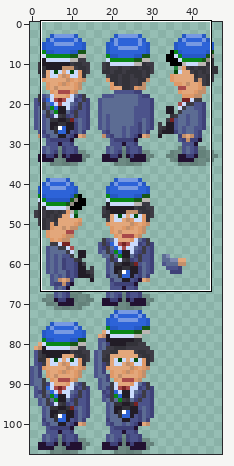
One commit to this sprite sheet: src/game/sprites/data/cfe-ksv-pikmets.png. The first picture is a wide view before the edit; the outline marks the close-up.
Close-up. Earlier state:
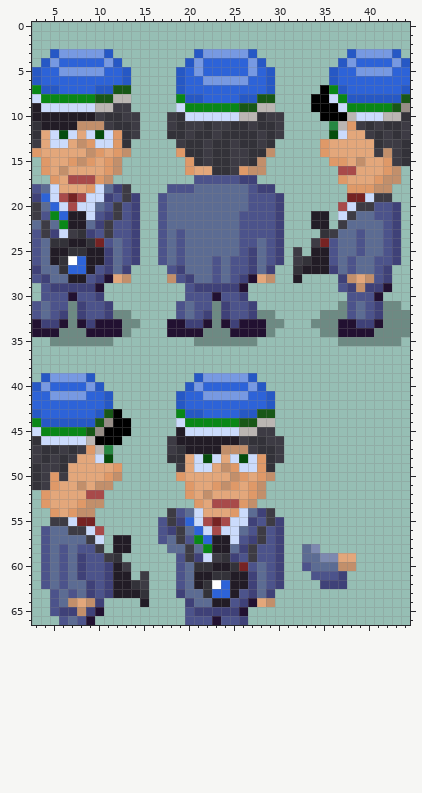
The file is 48x108 pixels. Shown: x 3..44, y 0..66. The commit also changed other parts of the picture, which this record leaves out.
And afterwards:
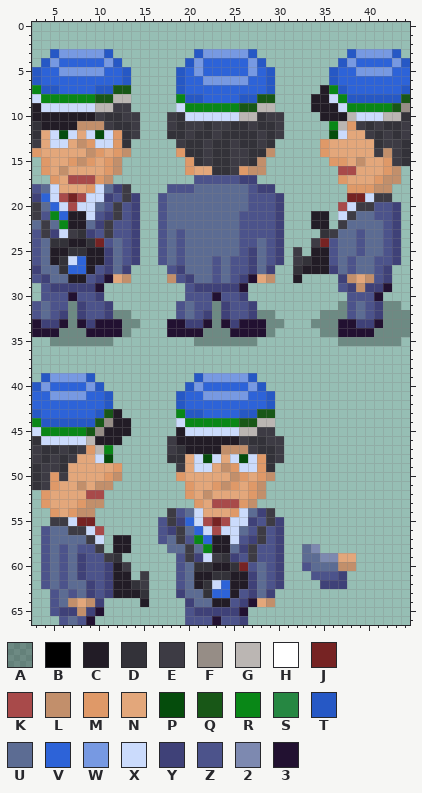
Palette (. is transparent): A #00000046  B #000000  C #221c26  D #333239  E #3d3b44  F #968d86  G #bbb6b3  H #ffffff  J #762323  K #a84a4a  L #c28f6b  M #df9968  N #e3a77b  P #054c0c  Q #185717  R #098717  S #268742  T #2658c5  U #5c6c93  V #2d63d8  W #7799e2  X #cbdbfc  Y #3f4178  Z #4c538b  2 #7d89b0  3 #221131
Changes in this commit:
{"y":7,"x":35,"old":"B","new":"C"}
{"y":8,"x":34,"old":"BB","new":"CC"}
{"y":9,"x":34,"old":"BBB","new":"CCC"}
{"y":10,"x":35,"old":"BBB","new":"CCC"}
{"y":11,"x":36,"old":"S","new":"R"}
{"y":26,"x":7,"old":"H","new":"X"}
{"y":43,"x":12,"old":"B","new":"C"}
{"y":44,"x":12,"old":"BB","new":"CC"}
{"y":45,"x":11,"old":"BBB","new":"CCC"}
{"y":46,"x":10,"old":"BBB","new":"CCC"}
{"y":47,"x":11,"old":"S","new":"R"}
{"y":62,"x":23,"old":"H","new":"X"}
{"label":"changed","picture_box":[311,85,347,130]}
{"label":"changed","picture_box":[68,256,77,265]}
{"label":"changed","picture_box":[95,409,131,454]}
{"label":"changed","picture_box":[212,580,221,589]}
